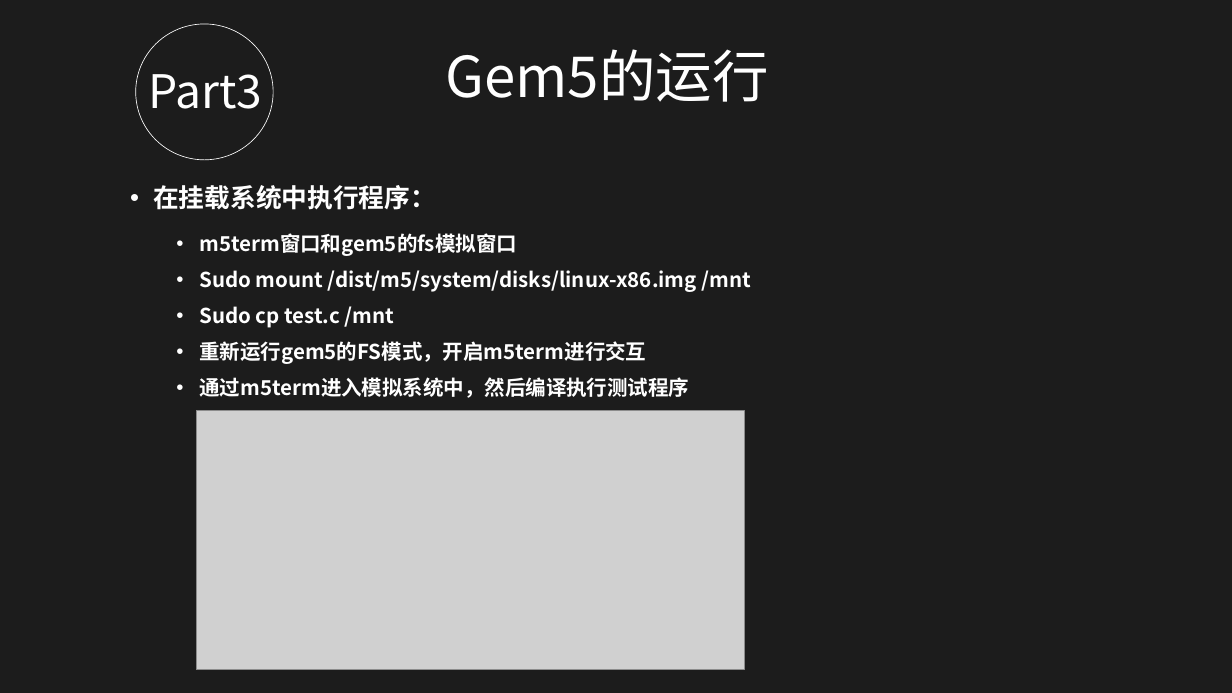
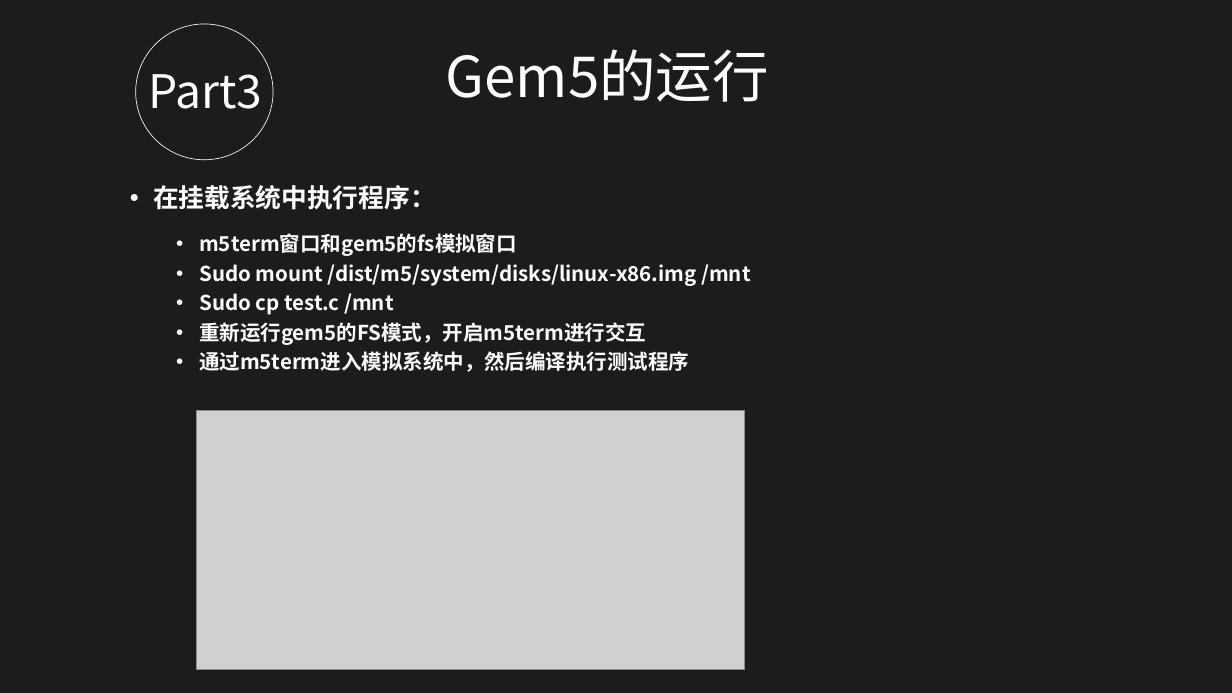
Before and after one commit to oliverxyy/gem5-source-code-learning, a slide deck: slide 23 of doc/gem5.pptx. Drawn at 1232x693 pixels with LibreOffice and Linux fonts; fonts in the diff are those of the drawing; grey boxes stand for pictures; background and template pictures are left out; a plain dark background stands for a picture behind light text. Boxes give left, top, right and bottom in pixels: in the first picture for what was removed or moved away, otherwise in the second. Text is boxed around its words. In the diff, an @@ line names an element or a change of style, - is before the commit and + after.

```diff
--- a/doc/gem5.pptx
+++ b/doc/gem5.pptx
@@ text "m5term窗口和gem5的fs模拟窗口" at (199, 233, 750, 372): less space between paragraphs @@
```
Also in this commit, not shown: 21 other slides changed, 1 other file.
